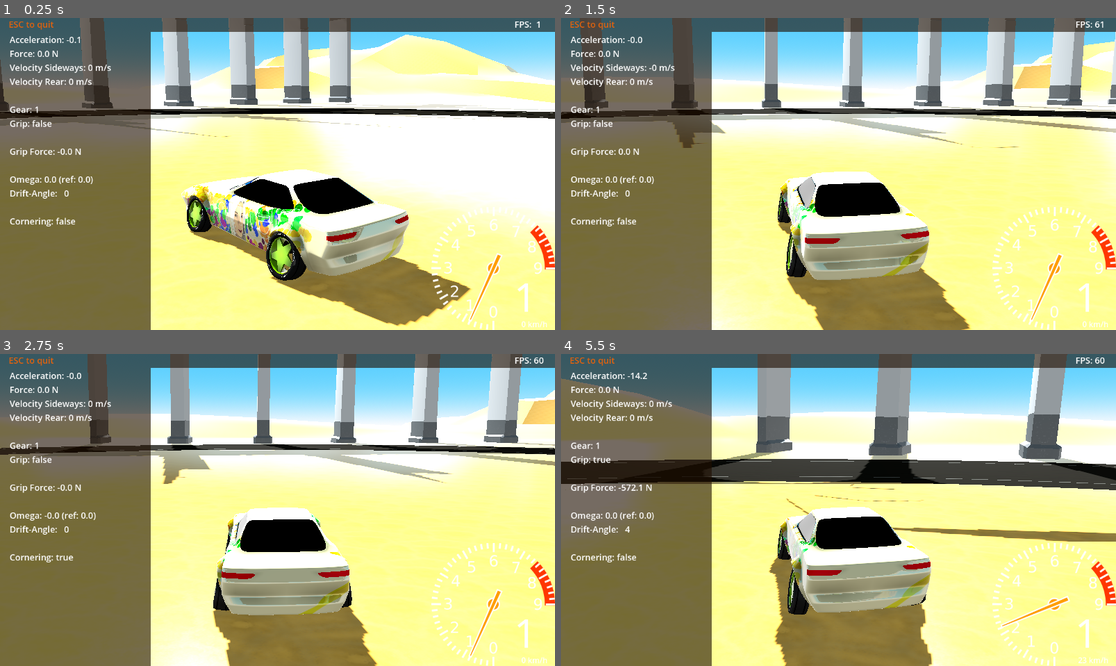
Above: before the commit, frames 1-4 (two rows, left to right).
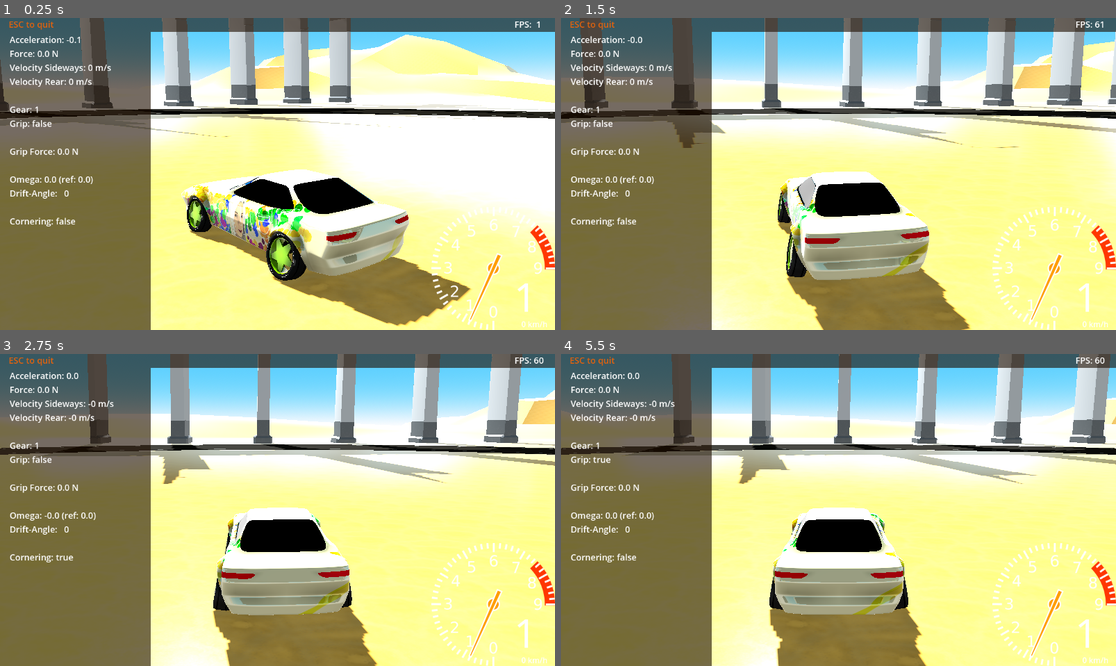
Above: after the commit, the same moments.

Repository: tomaga-dev/DriftCarG4
Game: Godot game, scene res://Scenes/Start.tscn
The game is run twice, just before and just after one commit, with the same random seed, the same clock (stepped at 60 frames per second) and the same inputs.
Inputs:
- Up to frame 1 (0.25 s): no input
- Up to frame 2 (1.5 s): hold Right (controller_right) 0.53-1.28 s; hold Down (controller_brake) from 1.28 s (still down)
- Up to frame 3 (2.75 s): release Down (controller_brake) at 2.03 s; hold Right (controller_right) from 2.03 s (still down)
- Up to frame 4 (5.5 s): release Right (controller_right) at 2.78 s; hold Up (controller_accelerate) 2.78-3.53 s; hold Left (controller_left) 3.53-5.03 s; hold Down (controller_brake) from 5.03 s (still down)

The runs differ from the first frame. In frame 1, 0.2% of the frame differs, in the area x 10-66%, y 41-86%; in frame 2, less than 0.1%; in frame 3, 0.2%; in frame 4, 39%, in the area x 0-100%, y 0-100%.
Error after the commit: Attempt to call function 'reset' in base 'null instance' on a null instance. (res://Scenes/VehicleController/VehicleController.gd:83)

Commit message:
The grip controller is no longer needed

Diff:
--- a/Drift Car/Scenes/VehicleController/VehicleController.tscn
+++ b/Drift Car/Scenes/VehicleController/VehicleController.tscn
@@ -1,10 +1,11 @@
-[gd_scene load_steps=10 format=3 uid="uid://c1wd0g2qau02q"]
+[gd_scene load_steps=11 format=3 uid="uid://c1wd0g2qau02q"]
 
 [ext_resource type="PackedScene" uid="uid://drl1kk35eoxf5" path="res://Scenes/VehicleController/WheelController/WheelController.tscn" id="1_cr034"]
 [ext_resource type="Script" path="res://Scenes/VehicleController/VehicleController.gd" id="1_jl35m"]
 [ext_resource type="PackedScene" uid="uid://c2qowk16peowo" path="res://Scenes/VehicleController/PIDController/PIDController.tscn" id="2_o5eeo"]
 [ext_resource type="Curve" uid="uid://cevokj6x7sdq5" path="res://Scenes/VehicleController/ForceCurve.tres" id="2_pribm"]
 [ext_resource type="Curve" uid="uid://v2jpbw78hfm" path="res://Scenes/VehicleController/OmegaCurve.tres" id="3_k8rck"]
+[ext_resource type="Script" path="res://Scenes/VehicleController/TailLightsController.gd" id="4_e5kp6"]
 [ext_resource type="PackedScene" uid="uid://c1ollsa6y5rss" path="res://Scenes/VehicleController/GearBox/gear_box.tscn" id="6_nsme3"]
 [ext_resource type="PackedScene" uid="uid://imie6qxjhqto" path="res://Scenes/VehicleController/Driver/driver.tscn" id="7_lkqjy"]
 [ext_resource type="PackedScene" uid="uid://langvf0xk2na" path="res://Scenes/VehicleController/Motor/motor.tscn" id="8_bkw6d"]
@@ -22,6 +23,9 @@
 shape = SubResource("BoxShape3D_2espx")
 
 [node name="VehicleBody" type="Node3D" parent="."]
+
+[node name="TailLightsController" type="Node3D" parent="."]
+script = ExtResource("4_e5kp6")
 
 [node name="FL" parent="." instance=ExtResource("1_cr034")]
 transform = Transform3D(1, 0, 0, 0, 1, 0, 0, 0, 1, -0.85, 0, -1.3)
@@ -54,11 +58,6 @@
 [node name="DriftController" parent="." instance=ExtResource("2_o5eeo")]
 kp = 1500.0
 
-[node name="GripController" parent="." instance=ExtResource("2_o5eeo")]
-kp = 1000.0
-ki = 30.0
-kd = 400.0
-
 [node name="OmegaController" parent="." instance=ExtResource("2_o5eeo")]
 kp = 50000.0
 ki = 10000.0
